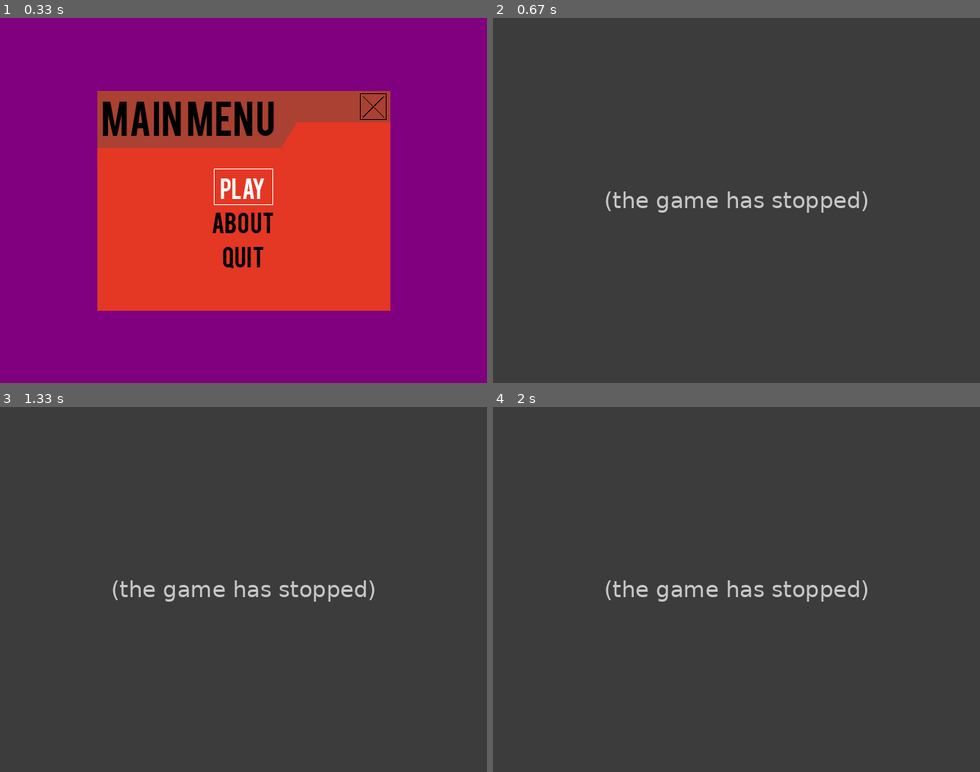
Above: before the commit, frames 1-4 (two rows, left to right).
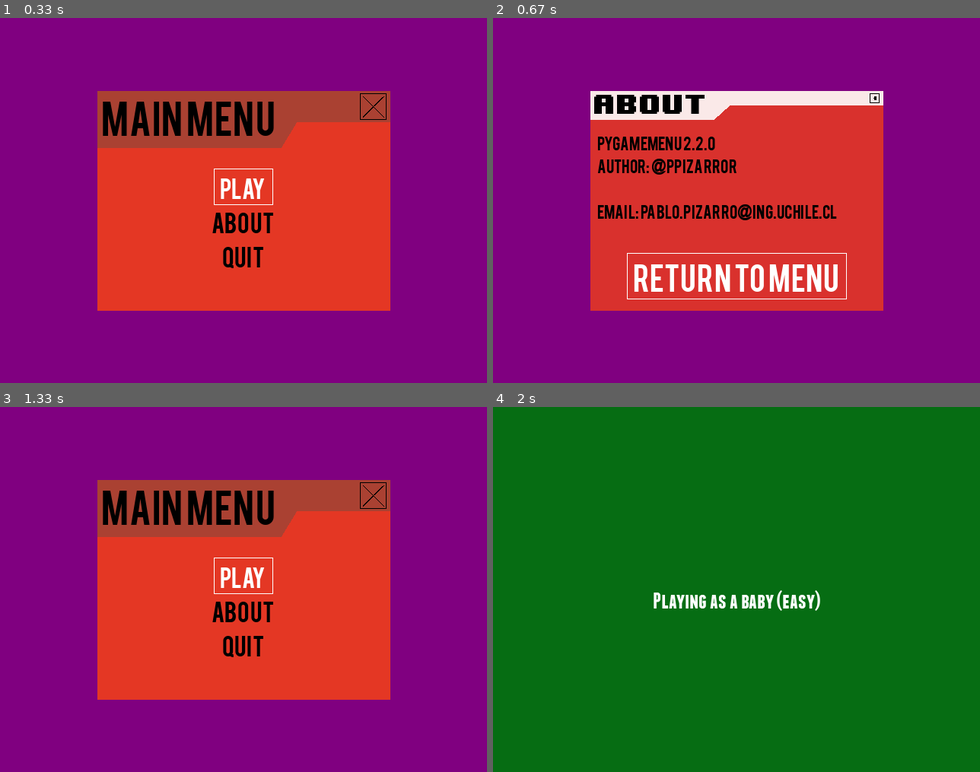
Above: after the commit, the same moments.

Repository: ppizarror/pygame-menu
Game: pygame game, started from pygameMenu/examples/game_selector.py
The game is run twice, just before and just after one commit, with the same random seed, the same clock (stepped at 60 frames per second) and the same inputs.
Inputs (mouse positions are in pixels of both pictures, inside the frame that each line leads up to):
- Up to frame 1 (0.33 s): no input
- Up to frame 2 (0.67 s): click (736, 222) at 0.38 s
- Up to frame 3 (1.33 s): type "ann" at 0.67 s; tap Enter at 1 s; click (243, 574) at 1.27 s
- Up to frame 4 (2 s): tap Enter at 1.55 s

Frame 1 is identical in both runs. In frame 2, 100% of the frame differs, in the area x 0-100%, y 0-100%; in frame 3, 100%; in frame 4, 100%.
Error before the commit: AttributeError: 'TextMenu' object has no attribute '_option_posx' (textmenu.py line 215); the game stopped at 0.45 s (later frames are placeholders)

Commit message:
Fix textmenu bug columns

Diff:
--- a/pygameMenu/menu.py
+++ b/pygameMenu/menu.py
@@ -821,7 +821,7 @@
         align = self._option[index].get_alignment()
 
         # Calculate alignment
-        _column_width = self._column_widths[int(index // self._rows)] # if column=1 then (column width)=(menu width)
+        _column_width = self._column_widths[int(index // self._rows)]  # if column=1 then (column width)=(menu width)
         if align == _locals.ALIGN_CENTER:
             option_dx = -int(rect.width / 2.0)
         elif align == _locals.ALIGN_LEFT:
--- a/pygameMenu/textmenu.py
+++ b/pygameMenu/textmenu.py
@@ -212,7 +212,7 @@
             option_dx = 0
         t_dy = -int(rect.height / 2.0)
 
-        xccord = self._option_posx + option_dx
+        xccord = self._column_posx[0] + option_dx
         ycoord = self._option_posy + index * (self._fsize + self._opt_dy) + t_dy + dysum
 
         return xccord, ycoord
